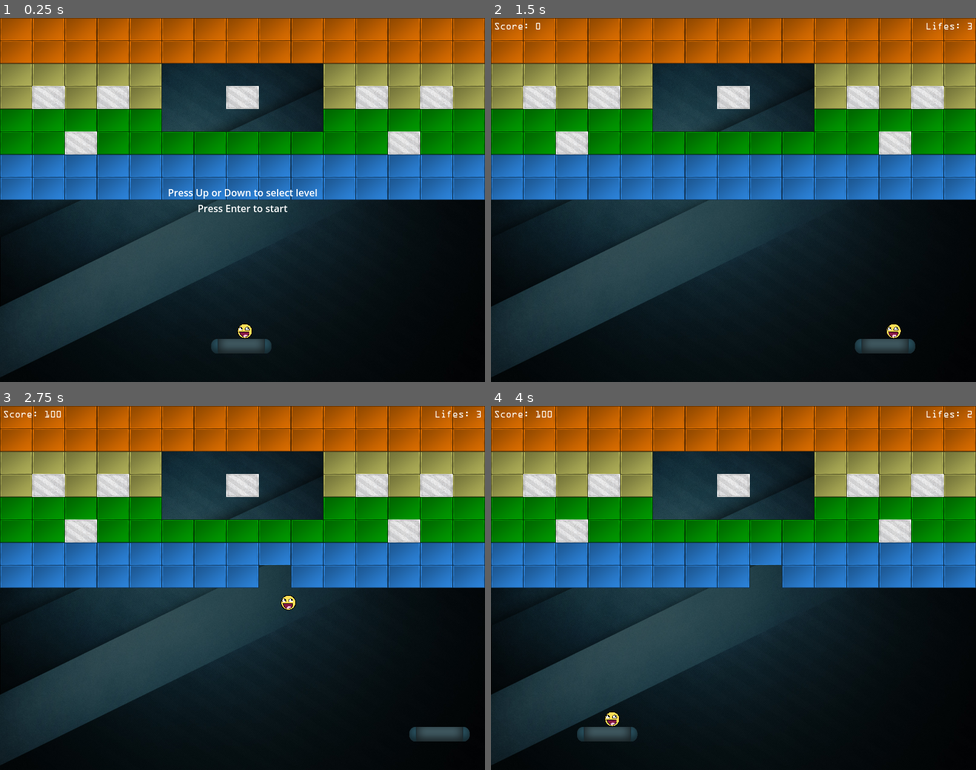
Above: before the commit, frames 1-4 (two rows, left to right).
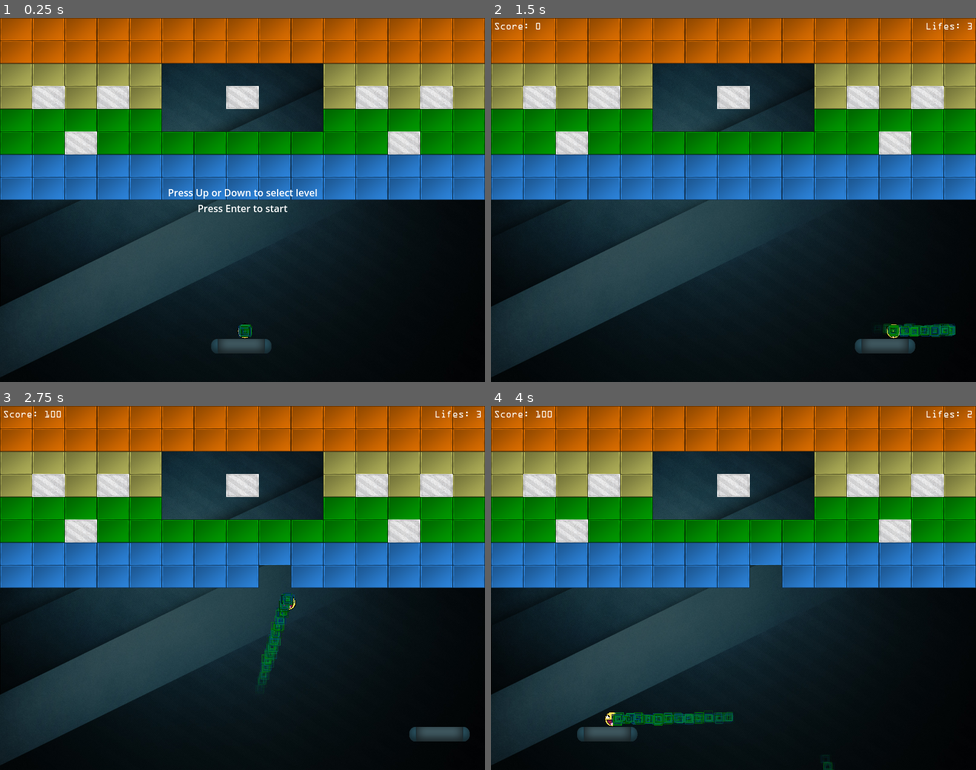
Above: after the commit, the same moments.

Repository: Drahiri/Breakout
Game: Godot game, scene res://main.tscn
The game is run twice, just before and just after one commit, with the same random seed, the same clock (stepped at 60 frames per second) and the same inputs.
Inputs:
- Up to frame 1 (0.25 s): no input
- Up to frame 2 (1.5 s): tap Enter (start) at 0.5 s; hold Right (move_right) 0.53-1.28 s; tap Up (next_level) at 0.6 s; hold Left (move_left) from 1.28 s (still down); tap Down (previous_level) at 1.35 s
- Up to frame 3 (2.75 s): release Left (move_left) at 2.03 s; hold Right (move_right) from 2.03 s (still down); tap Space (release_ball) at 2.1 s
- Up to frame 4 (4 s): tap Enter (start) at 2.85 s; release Right (move_right) at 3.53 s; hold Left (move_left) from 3.53 s (still down); tap Up (next_level) at 3.6 s

The runs differ from the first frame. In frame 1, 0.1% of the frame differs, in the area x 49-52%, y 84-88%; in frame 2, 0.5%; in frame 3, 0.6%; in frame 4, 0.8%, in the area x 24-71%, y 83-100%.

Commit message:
Add Ball Particles

Diff:
--- a/ball.tscn
+++ b/ball.tscn
@@ -1,10 +1,40 @@
-[gd_scene load_steps=4 format=3 uid="uid://ddfwctkacd4hk"]
+[gd_scene load_steps=10 format=3 uid="uid://ddfwctkacd4hk"]
 
 [ext_resource type="Texture2D" uid="uid://cgcnpc08s3iix" path="res://textures/awesomeface.png" id="1_30b45"]
 [ext_resource type="Script" path="res://ball.gd" id="1_c4jrs"]
+[ext_resource type="Texture2D" uid="uid://c1xi0pq3tqb22" path="res://textures/particle.png" id="3_hybqu"]
 
 [sub_resource type="CircleShape2D" id="CircleShape2D_wu6rk"]
 radius = 12.5
+
+[sub_resource type="Curve" id="Curve_ykjhi"]
+_data = [Vector2(0, 1), 0.0, -1.0, 0, 1, Vector2(1, 0), -1.0, 0.0, 1, 0]
+point_count = 2
+
+[sub_resource type="CurveTexture" id="CurveTexture_wofex"]
+curve = SubResource("Curve_ykjhi")
+
+[sub_resource type="Curve" id="Curve_au30s"]
+_data = [Vector2(0, 0.5), 0.0, 0.5, 0, 1, Vector2(1, 1), 0.5, 0.0, 1, 0]
+point_count = 2
+
+[sub_resource type="CurveTexture" id="CurveTexture_wofwt"]
+curve = SubResource("Curve_au30s")
+
+[sub_resource type="ParticleProcessMaterial" id="ParticleProcessMaterial_pjssq"]
+particle_flag_disable_z = true
+emission_shape_offset = Vector3(1, 0, 0)
+emission_shape = 1
+emission_sphere_radius = 5.0
+gravity = Vector3(0, 0, 0)
+linear_accel_min = 20.0
+linear_accel_max = 50.0
+scale_min = 0.01
+scale_max = 0.03
+alpha_curve = SubResource("CurveTexture_wofex")
+emission_curve = SubResource("CurveTexture_wofwt")
+hue_variation_min = -1.0
+hue_variation_max = 1.0
 
 [node name="Ball" type="CharacterBody2D"]
 collision_mask = 131
@@ -22,4 +52,11 @@
 position = Vector2(-1.19209e-07, -1.19209e-07)
 scale = Vector2(1.3, 1.3)
 
+[node name="GPUParticles2D" type="GPUParticles2D" parent="."]
+amount = 500
+process_material = SubResource("ParticleProcessMaterial_pjssq")
+texture = ExtResource("3_hybqu")
+lifetime = 0.5
+visibility_rect = Rect2(-13, -13, 26, 26)
+
 [connection signal="screen_exited" from="VisibleOnScreenNotifier2D" to="." method="_on_visible_on_screen_notifier_2d_screen_exited"]
